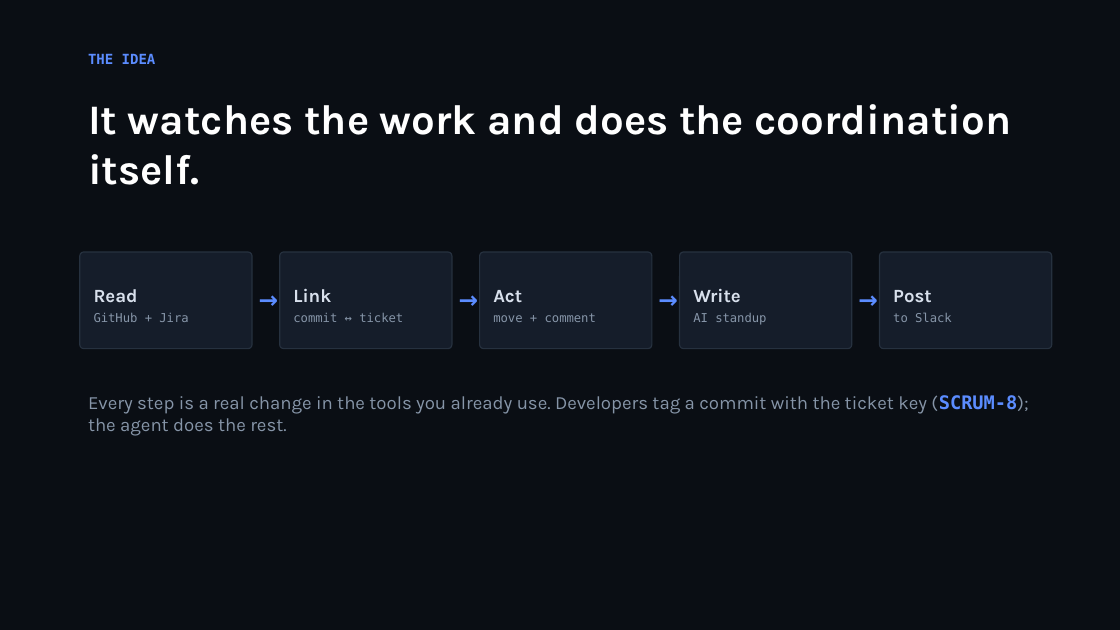
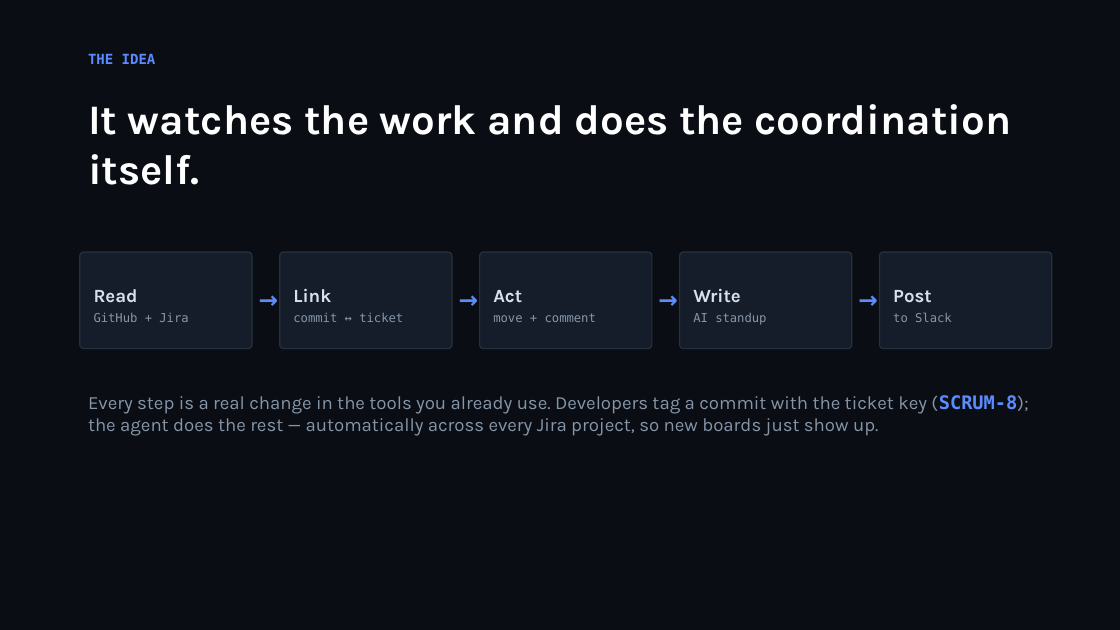
Before and after one commit to penninti/sprint-copilot, a slide deck: slide 3 of presentation/Sprint_Copilot.pptx. Drawn at 1120x630 pixels with LibreOffice and Linux fonts; fonts in the diff are those of the drawing. Boxes give left, top, right and bottom in pixels: in the first picture for what was removed or moved away, otherwise in the second. Text is boxed around its words. In the diff, an @@ line names an element or a change of style, - is before the commit and + after.

Commit message:
Update deck: multi-project auto-discovery + sprint-copilot repo references

```diff
--- a/presentation/Sprint_Copilot.pptx
+++ b/presentation/Sprint_Copilot.pptx
@@ text at [88,395,1028,436]: text changed @@
-Every step is a real change in the tools you already use. Developers tag a commit with the ticket key (SCRUM-8); the agent does the rest.
+Every step is a real change in the tools you already use. Developers tag a commit with the ticket key (SCRUM-8); the agent does the rest — automatically across every Jira project, so new boards just show up.
```
Also in this commit, not shown: 3 other slides changed, 1 other file.
